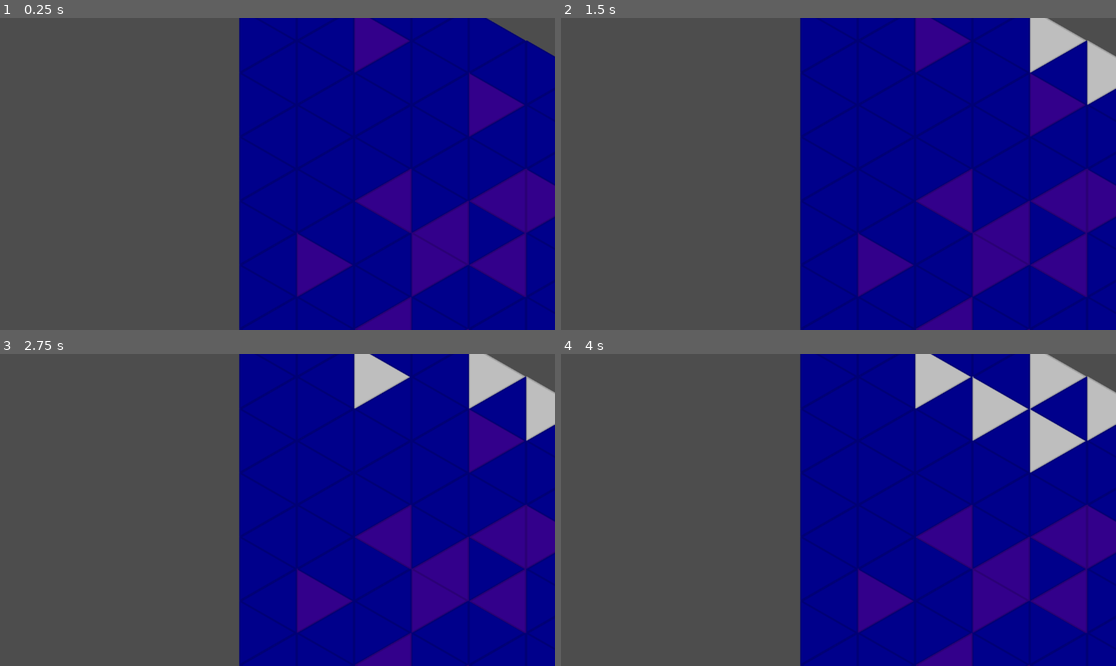
Above: before the commit, frames 1-4 (two rows, left to right).
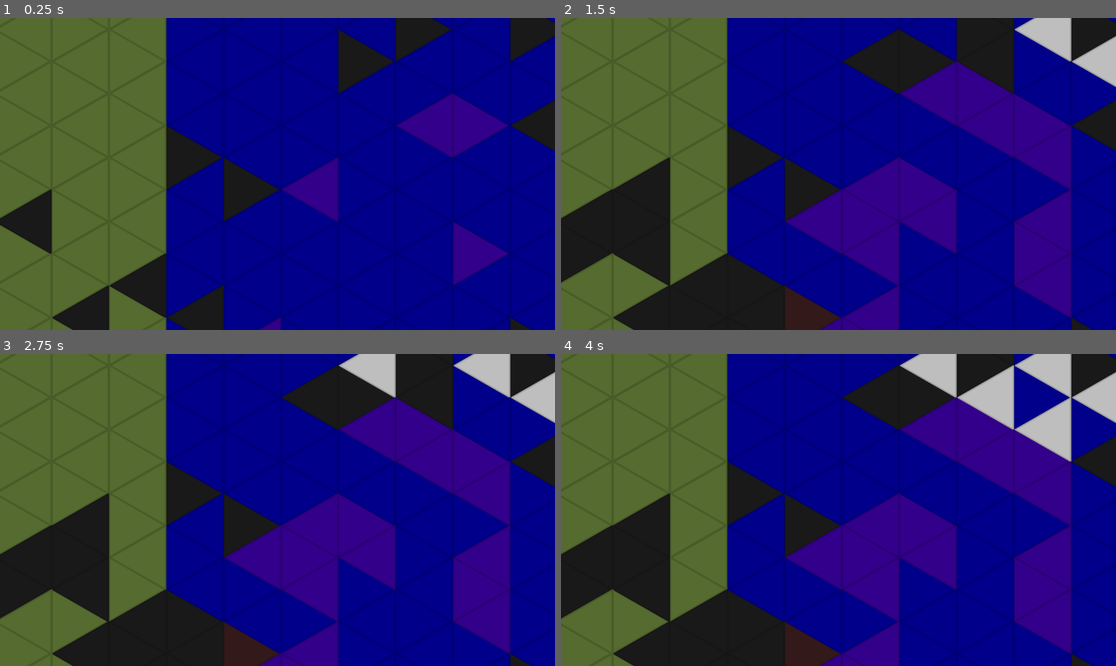
Above: after the commit, the same moments.

Repository: arrowira/microjam57
Game: Godot game, scene res://scenes/main.tscn
The game is run twice, just before and just after one commit, with the same random seed, the same clock (stepped at 60 frames per second) and the same inputs.
Inputs (mouse positions are in pixels of both pictures, inside the frame that each line leads up to):
- Up to frame 1 (0.25 s): no input
- Up to frame 2 (1.5 s): tap Enter at 0.5 s; move the mouse to (1049, 39) at 0.52 s; click (1049, 39) at 0.6 s; tap Space at 1.25 s; move the mouse to (1104, 74) at 1.27 s; click (1104, 74) at 1.35 s
- Up to frame 3 (2.75 s): tap Enter at 2 s; move the mouse to (371, 375) at 2.02 s; click (371, 375) at 2.1 s
- Up to frame 4 (4 s): tap Space at 2.75 s; move the mouse to (993, 410) at 2.77 s; click (993, 410) at 2.85 s; tap Enter at 3.5 s; move the mouse to (1049, 441) at 3.52 s; click (1049, 441) at 3.6 s

The runs differ from the first frame. In frame 1, 59% of the frame differs, in the area x 0-100%, y 0-100%; in frame 2, 71%; in frame 3, 70%; in frame 4, 70%.

Commit message:
more realistic random generation

Diff:
--- a/colonysim-micro-jam/scenes/main.tscn
+++ b/colonysim-micro-jam/scenes/main.tscn
@@ -10,7 +10,7 @@
 [node name="main" type="Node2D"]
 
 [node name="tileGroup" parent="." instance=ExtResource("1_0wfyh")]
-position = Vector2(-53, -775)
+position = Vector2(-2310, -3279)
 
 [node name="Camera2D" type="Camera2D" parent="."]
 zoom = Vector2(0.7, 0.7)
--- a/colonysim-micro-jam/scenes/tile.tscn
+++ b/colonysim-micro-jam/scenes/tile.tscn
@@ -1,10 +1,7 @@
-[gd_scene load_steps=4 format=3 uid="uid://b0qxc8g7iqhid"]
+[gd_scene load_steps=3 format=3 uid="uid://b0qxc8g7iqhid"]
 
 [ext_resource type="Texture2D" uid="uid://1k8uc5pg22k5" path="res://sprites/equilateral triangle.png" id="1_3dk36"]
 [ext_resource type="Script" uid="uid://c2bervsmjg1qd" path="res://scripts/tile.gd" id="1_ywnoi"]
-
-[sub_resource type="CircleShape2D" id="CircleShape2D_ywnoi"]
-radius = 126.01587
 
 [node name="tile" type="Node2D"]
 script = ExtResource("1_ywnoi")
@@ -22,8 +19,17 @@
 
 [node name="area" type="Area2D" parent="."]
 
-[node name="CollisionShape2D" type="CollisionShape2D" parent="area"]
-shape = SubResource("CircleShape2D_ywnoi")
+[node name="CollisionShape2D" type="CollisionPolygon2D" parent="area"]
+position = Vector2(3, 5)
+rotation = 1.029269
+polygon = PackedVector2Array(-59, 84, -59, -96, 95, -5)
+
+[node name="Timer" type="Timer" parent="."]
+wait_time = 0.5
+one_shot = true
+autostart = true
 
 [connection signal="mouse_entered" from="clickbox" to="." method="_on_clickbox_mouse_entered"]
 [connection signal="mouse_exited" from="clickbox" to="." method="_on_clickbox_mouse_exited"]
+[connection signal="area_entered" from="area" to="." method="_on_area_area_entered"]
+[connection signal="timeout" from="Timer" to="." method="_on_timer_timeout"]
--- a/colonysim-micro-jam/scripts/tile.gd
+++ b/colonysim-micro-jam/scripts/tile.gd
@@ -1,13 +1,24 @@
 extends Node2D
 
 var inMouse = false
-var special = 0
+var id = 0
 # Called when the node enters the scene tree for the first time.
 func _ready() -> void:
-	special = randi_range(0,5)
-	$EquilateralTriangle.modulate = Color.DARK_BLUE
-	if special == 1:
+	id = randi_range(0,20)
+	if position.x > 2000:
+		$EquilateralTriangle.modulate = Color.DARK_BLUE
+	else:
+		$EquilateralTriangle.modulate = Color.DARK_OLIVE_GREEN
+
+	idUpdate()
+
+
+func idUpdate():
+	if id == 1:
 		$EquilateralTriangle.modulate.r = 0.2
+	elif id == 2:
+		$EquilateralTriangle.modulate = Color.WHITE * 0.1
+		$EquilateralTriangle.modulate.a = 1
 
 
 # Called every frame. 'delta' is the elapsed time since the previous frame.
@@ -22,3 +33,17 @@
 
 func _on_clickbox_mouse_exited() -> void:
 	inMouse = false
+
+
+func _on_timer_timeout() -> void:
+	for i in range(14):
+		for area in $area.get_overlapping_areas():
+			if area.name == "clickbox":
+
+				if area.get_parent().id == 1:
+					if randf()<0.05:
+						id = 1
+				if area.get_parent().id == 2:
+					if randf()<0.05:
+						id = 2
+				idUpdate()
